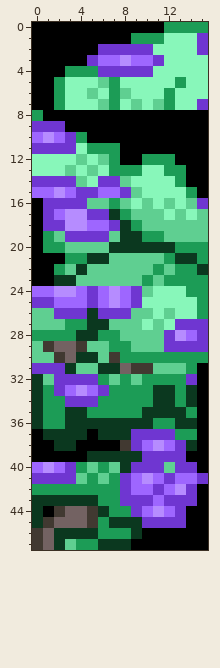
One commit to this pixel-art sprite: data/tilesets/primary/pokemon_league/anim/lilacs/3.png. The picture above was drawn from the file before the commit.
The file is 16x48 pixels.
New version:
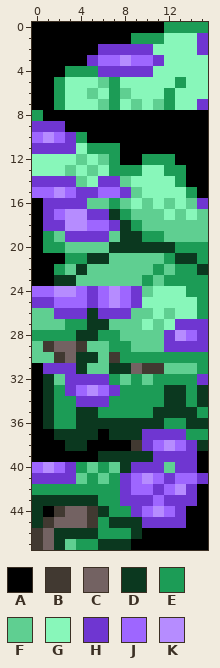
Palette (. is transparent): A #000000  B #413931  C #736262  D #0b381f  E #1c9c56  F #5fcf91  G #88f7ba  H #6f36d1  J #9e66ff  K #b68cff
Edits made:
{"y":31,"x":0,"old":"H","new":"A"}
{"y":31,"x":3,"old":"DF","new":"HD"}
{"y":31,"x":6,"old":"D","new":"F"}
{"y":31,"x":8,"old":"CB","new":"DC"}
{"y":31,"x":11,"old":"F","new":"B"}
{"y":31,"x":14,"old":"EA","new":"FE"}
{"y":32,"x":0,"old":"DFH","new":"ADF"}
{"y":32,"x":6,"old":"EFEFE","new":"HEFEF"}
{"y":32,"x":14,"old":"HA","new":"EH"}
{"y":33,"x":0,"old":"DEHJKJHE","new":"ADEHJKJH"}
{"y":33,"x":11,"old":"D","new":"E"}
{"y":33,"x":13,"old":"EDA","new":"DED"}
{"y":34,"x":0,"old":"DE","new":"AD"}
{"y":34,"x":3,"old":"H","new":"E"}
{"y":34,"x":6,"old":"E","new":"H"}
{"y":34,"x":11,"old":"D","new":"E"}
{"y":34,"x":13,"old":"EDA","new":"DED"}
{"y":35,"x":0,"old":"DE","new":"AD"}
{"y":35,"x":3,"old":"D","new":"E"}
{"y":35,"x":5,"old":"E","new":"D"}
{"y":35,"x":10,"old":"D","new":"E"}
{"y":35,"x":14,"old":"EA","new":"DE"}
{"y":36,"x":0,"old":"DE","new":"AD"}
{"y":36,"x":3,"old":"D","new":"E"}
{"y":36,"x":11,"old":"E","new":"D"}
{"y":36,"x":13,"old":"D","new":"E"}
{"y":36,"x":15,"old":"A","new":"D"}
{"y":37,"x":1,"old":"D","new":"A"}
{"y":37,"x":5,"old":"AD","new":"DA"}
{"y":37,"x":9,"old":"H","new":"D"}
{"y":37,"x":13,"old":"E","new":"H"}
{"y":37,"x":15,"old":"A","new":"E"}
{"y":38,"x":2,"old":"D","new":"A"}
{"y":38,"x":4,"old":"A","new":"D"}
{"y":38,"x":8,"old":"BHJKJHDA","new":"ABHJKJHD"}
{"y":39,"x":5,"old":"D","new":"A"}
{"y":39,"x":10,"old":"H","new":"D"}
{"y":39,"x":14,"old":"A","new":"H"}
